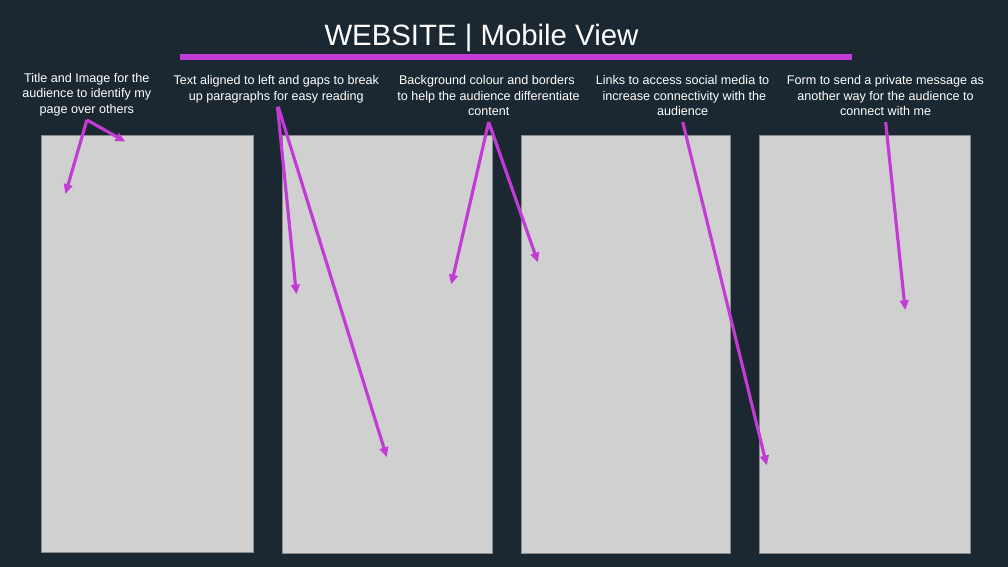
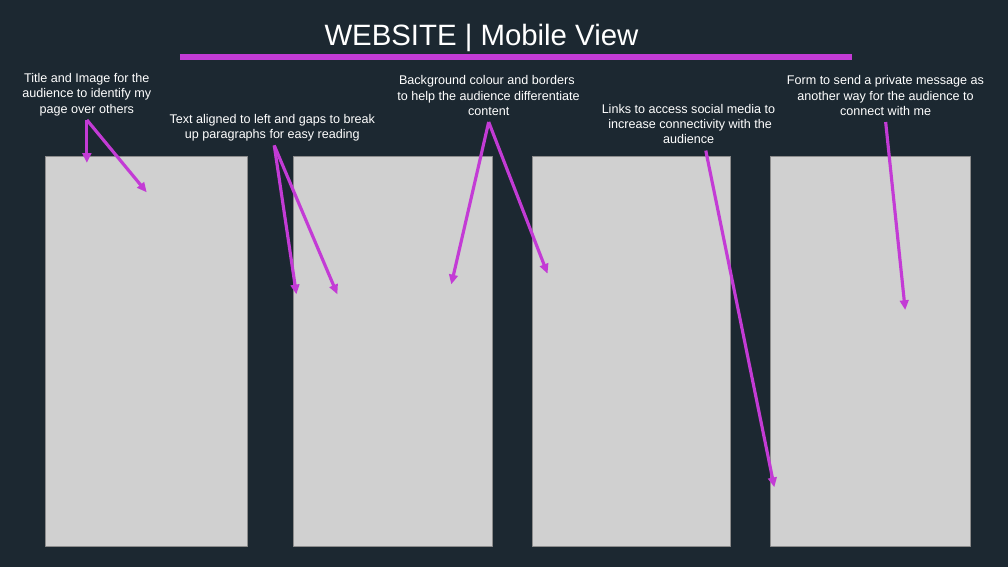
Before and after one commit to mdart86/Portfolio_Website, a slide deck: slide 7 of Michael-Dart_T1A2 Slidedeck.pptx. Drawn at 1008x567 pixels with LibreOffice and Linux fonts; fonts in the diff are those of the drawing; grey boxes stand for pictures. Boxes give left, top, right and bottom in pixels: in the first picture for what was removed or moved away, otherwise in the second. Text is boxed around its words. In the diff, an @@ line names an element or a change of style, - is before the commit and + after.

```diff
--- a/Michael-Dart_T1A2 Slidedeck.pptx
+++ b/Michael-Dart_T1A2 Slidedeck.pptx
@@ text "Text aligned to left and ...": place and size @@
-text "Text aligned to left and ..." at bbox=[174, 75, 379, 103]
+text "Text aligned to left and ..." at bbox=[170, 114, 375, 141]
@@ text "Links to access social media ...": place and size @@
-text "Links to access social media ..." at bbox=[596, 75, 769, 115]
+text "Links to access social media ..." at bbox=[602, 104, 775, 143]
@@ arrow moved from (87, 120) - (66, 194) to (87, 120) - (87, 163) @@
@@ arrow moved from (87, 120) - (125, 141) to (87, 120) - (147, 192) @@
@@ arrow moved from (278, 107) - (296, 294) to (274, 145) - (296, 294) @@
@@ arrow moved from (278, 107) - (387, 457) to (274, 145) - (337, 294) @@
@@ arrow moved from (488, 122) - (538, 262) to (488, 122) - (547, 274) @@
@@ picture: place and size @@
-picture at bbox=[42, 135, 253, 552]
+picture at bbox=[45, 157, 247, 546]
@@ picture: place and size @@
-picture at bbox=[283, 135, 493, 554]
+picture at bbox=[293, 157, 493, 546]
@@ picture: place and size @@
-picture at bbox=[522, 135, 731, 554]
+picture at bbox=[532, 157, 731, 546]
@@ arrow moved from (683, 122) - (767, 465) to (706, 150) - (774, 487) @@
@@ picture: place and size @@
-picture at bbox=[760, 135, 970, 554]
+picture at bbox=[771, 157, 970, 546]
```
Also in this commit, not shown: 8 other slides changed, 2 other files.
